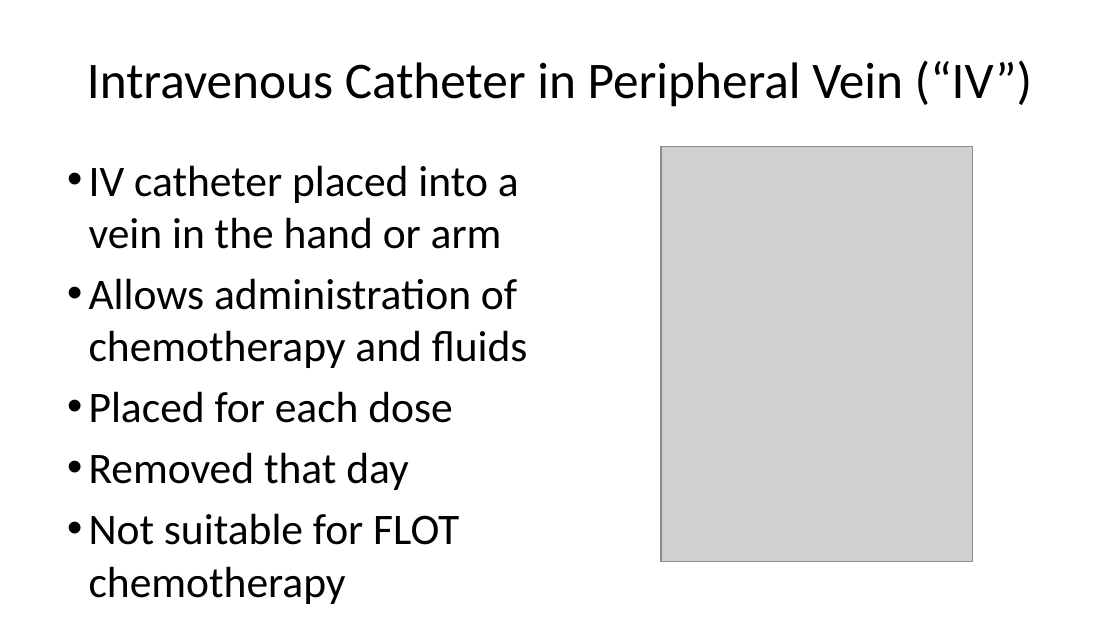
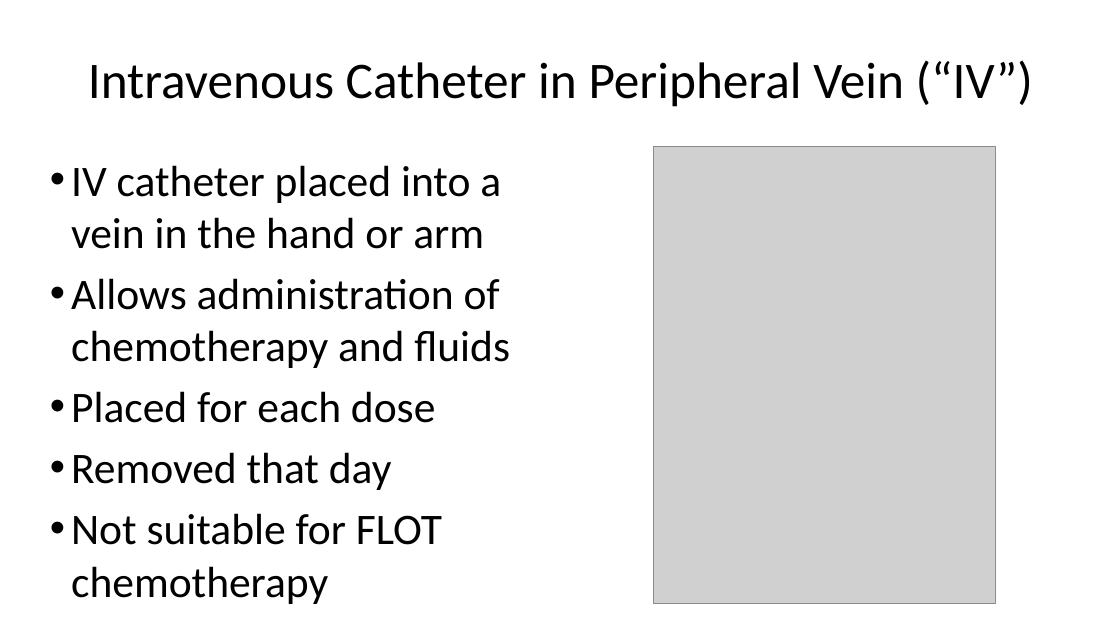
Before and after one commit to jcsalo/patient_education, a slide deck: slide 10 of lci_esom1.pptx. Drawn at 1120x630 pixels with LibreOffice and Linux fonts; fonts in the diff are those of the drawing; grey boxes stand for pictures. Boxes give left, top, right and bottom in pixels: in the first picture for what was removed or moved away, otherwise in the second. Text is boxed around its words. In the diff, an @@ line names an element or a change of style, - is before the commit and + after.

```diff
--- a/lci_esom1.pptx
+++ b/lci_esom1.pptx
@@ text "IV catheter placed into a ..." rewrapped from <box>89,165,528,545</box> to <box>71,165,510,604</box> @@
@@ picture: place and size @@
-picture at <box>661,147,972,562</box>
+picture at <box>653,147,996,604</box>
```
Also in this commit, not shown: 24 other slides changed, 43 other files.
